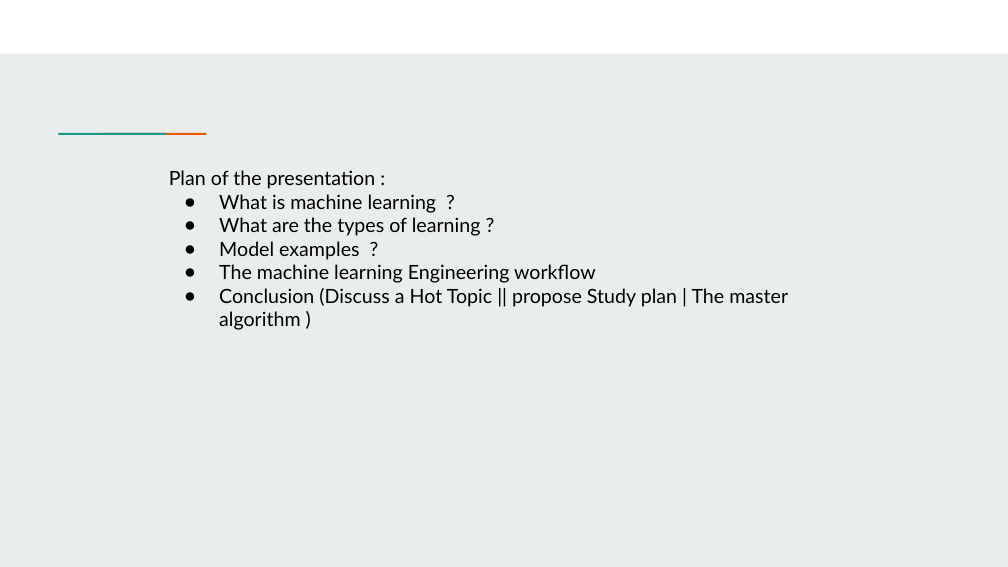
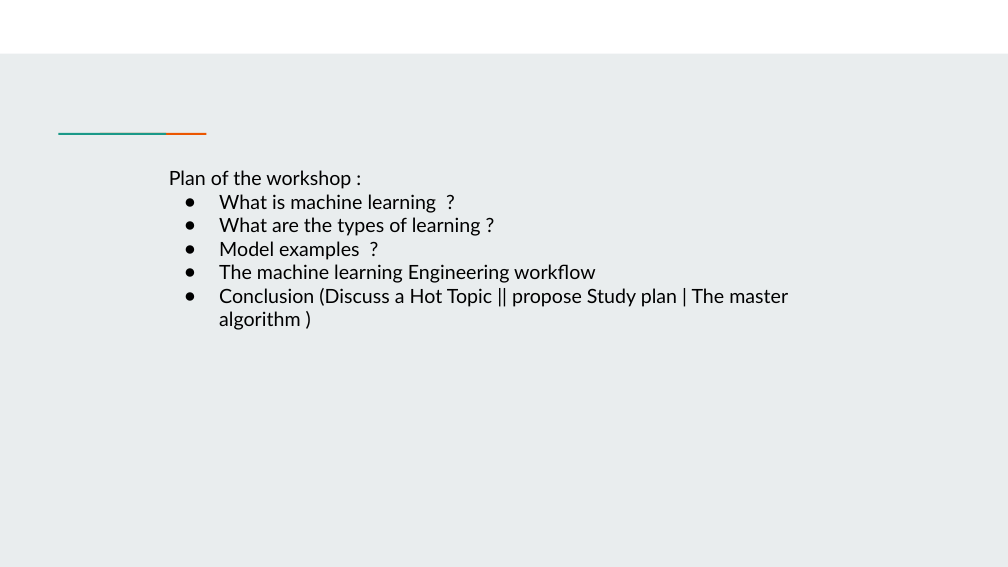
Before and after one commit to farouqBenarous/Machine_Learning_101_Workshop, a slide deck: slide 2 of 20-03-2021/Presentation/Machine learning 101.pptx. Drawn at 1008x567 pixels with LibreOffice and Linux fonts; fonts in the diff are those of the drawing. Boxes give left, top, right and bottom in pixels: in the first picture for what was removed or moved away, otherwise in the second. Text is boxed around its words. In the diff, an @@ line names an element or a change of style, - is before the commit and + after.

```diff
--- a/20-03-2021/Presentation/Machine learning 101.pptx
+++ b/20-03-2021/Presentation/Machine learning 101.pptx
@@ text at bbox=[169, 170, 351, 189]: text changed @@
-Plan of the presentation :
+Plan of the workshop :
```
Also in this commit, not shown: 7 other slides changed, 2 slides added, 1 slide removed, 2 other files.
